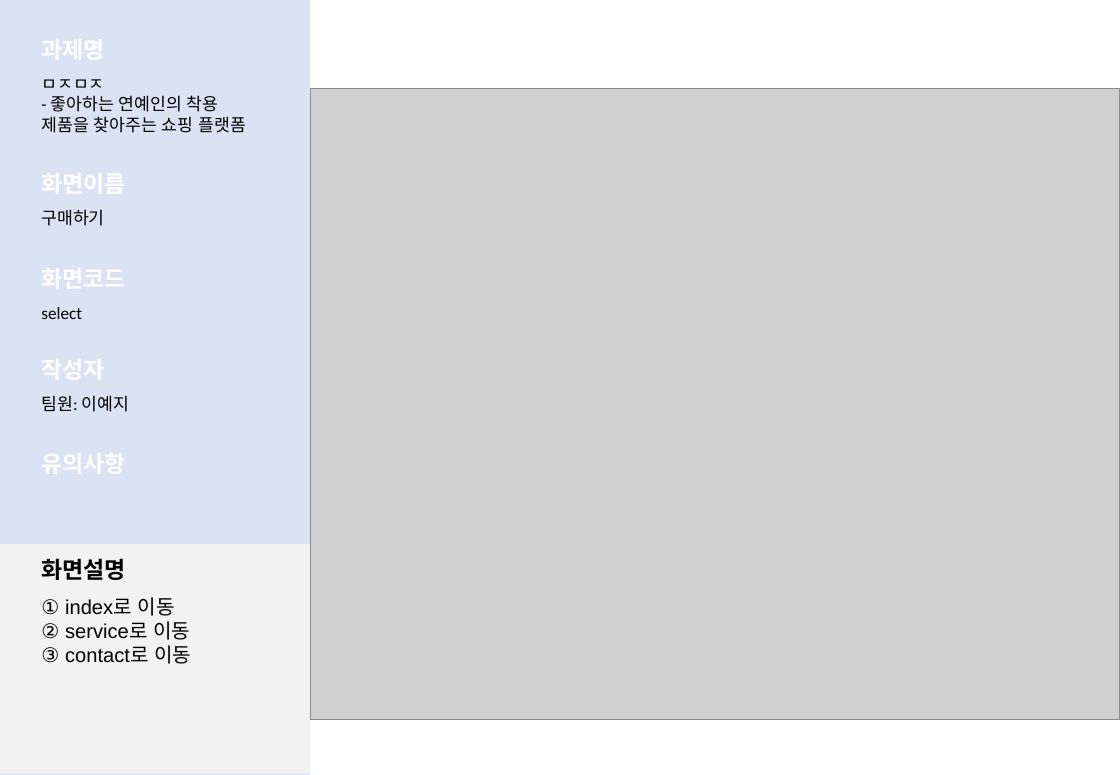
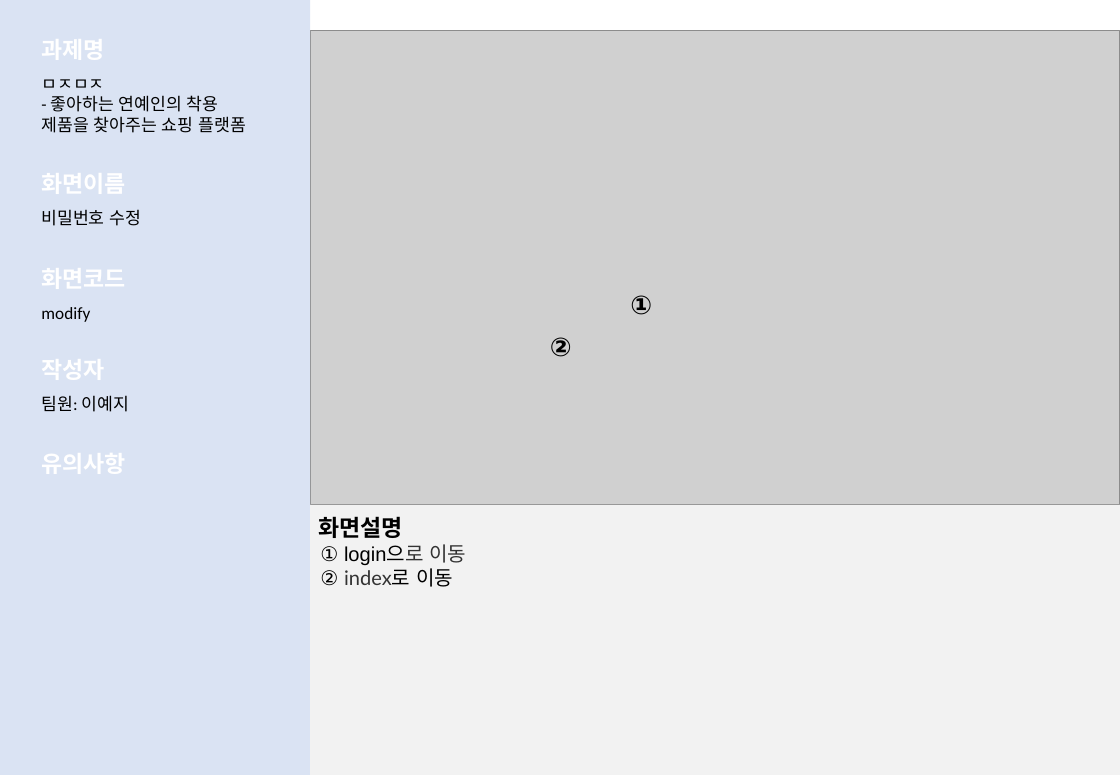
Before and after one commit to LeticiaKang/Project_Idol-Fandom-WebPlaform, a slide deck: slide 9 of 1. 산출문서/화면설계서(실전)/화면설계서_서식(1조. HappyVirus) (실전).pptx (slide 10 before the commit). Drawn at 1120x775 pixels with LibreOffice and Linux fonts; fonts in the diff are those of the drawing; grey boxes stand for pictures. Boxes give left, top, right and bottom in pixels: in the first picture for what was removed or moved away, otherwise in the second. Text is boxed around its words. In the diff, an @@ line names an element or a change of style, - is before the commit and + after.

Commit message:
산출문서 수정
- 화면설계서
- 데이터베이스 요구사항 분석서

```diff
--- a/1. 산출문서/화면설계서(실전)/화면설계서_서식(1조. HappyVirus) (실전).pptx
+++ b/1. 산출문서/화면설계서(실전)/화면설계서_서식(1조. HappyVirus) (실전).pptx
@@ picture: place and size @@
-picture at [310, 89, 1120, 720]
+picture at [310, 30, 1120, 506]
@@ text at [41, 209, 142, 226]: text changed @@
-구매하기
+비밀번호 수정
@@ text added at [630, 295, 652, 315], 18 pt, text #000000, bold @@
+①
@@ text at [41, 307, 90, 322]: text changed @@
-select
+modify
@@ text added at [550, 337, 572, 357], 18 pt, text #000000, bold @@
+②
@@ text "화면설명": place and size @@
-text "화면설명" at [41, 558, 125, 580]
+text "화면설명" at [318, 516, 402, 538]
@@ rectangle: place and size @@
-rectangle at [0, 545, 310, 775]
+rectangle at [310, 506, 1120, 775]
@@ text at [320, 544, 466, 587]: text changed @@
-① index로 이동
-② service로 이동
-③ contact로 이동
+① login으로 이동
+② index로 이동
```
Also in this commit, not shown: 15 other slides changed, 2 slides added, 1 other file.
